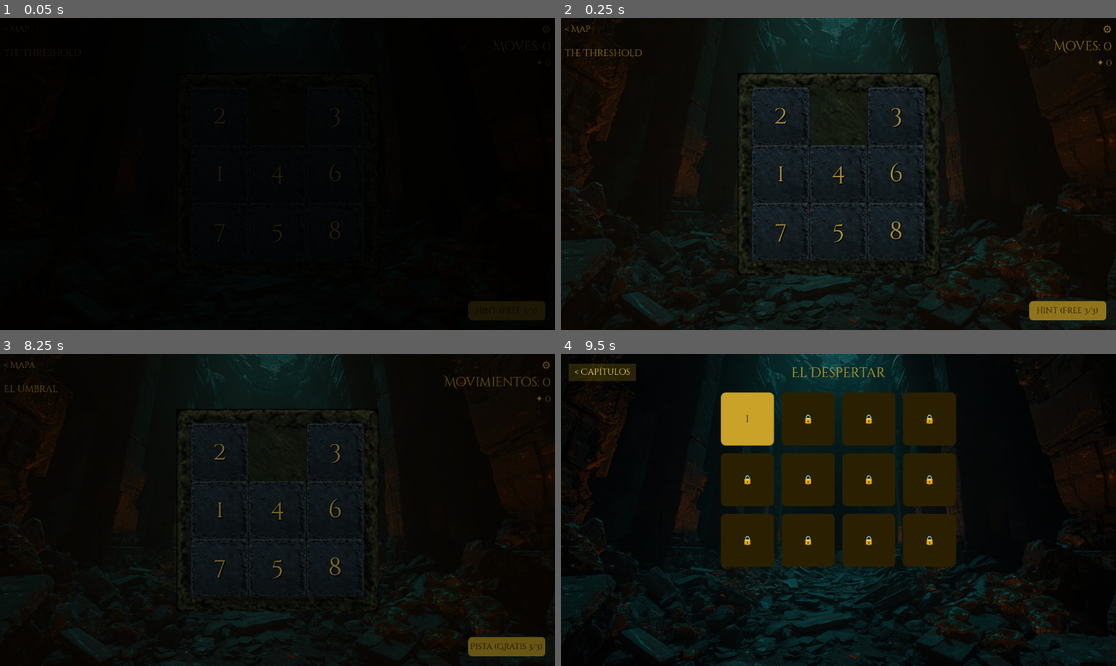
Above: before the commit, frames 1-4 (two rows, left to right).
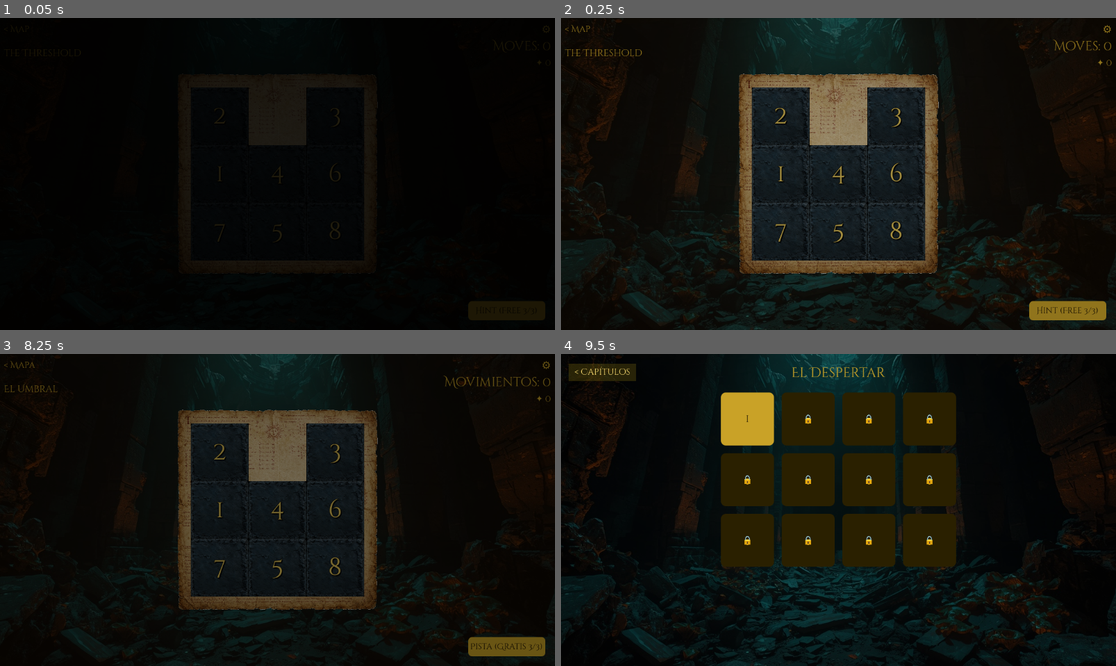
Above: after the commit, the same moments.

Repository: teologoeretico1975/LeTavoleDiAshan
Game: Godot game, scene res://scenes/game/GameBoard.tscn
Same seed, same stepped clock (60 frames per second), same inputs: the game is played once before the commit and once after it. This scene is started directly instead of the project's main scene.
Inputs:
- Up to frame 1 (0.05 s): no input
- Up to frame 2 (0.25 s): no input
- Up to frame 3 (8.25 s): click "⚙" at 0.5 s; click "IT" at 1.25 s; click "EN" at 2 s; click "ES" at 2.75 s; click "IT" at 3.5 s; click "EN" at 4.25 s; click "ES" at 5 s; click "IT" at 5.75 s; click "EN" at 6.5 s; click "ES" at 7.25 s; click "< Back" at 8 s
- Up to frame 4 (9.5 s): click "< Mapa" at 8.75 s

The runs differ from the first frame. In frame 1, 1.2% of the frame differs, in the area x 33-68%, y 18-82%; in frame 2, 7.5%, in the area x 31-69%, y 17-83%; in frame 3, 7.4%; in frame 4, nothing differs.

Commit message:
Replace BoardBackground with parchment texture
- board_parchment.png replaces stonetile256x256.png as BoardBackground
- modulate reset to Color(1,1,1,1) — parchment uses its own colors
- stretch_mode STRETCH_SCALE unchanged

Co-Authored-By: Claude Sonnet 4.6 <noreply@anthropic.com>

Diff:
--- a/scripts/ui/GameBoard.gd
+++ b/scripts/ui/GameBoard.gd
@@ -402,7 +402,7 @@
 
 	# Sfondo pietra: padding attorno all'area tile per contenere i bordi visivi delle tile.
 	const BG_PADDING: float = 30.0
-	var bg_tex := ResourceLoader.load("res://assets/texture/stonetile256x256.png") as Texture2D
+	var bg_tex := ResourceLoader.load("res://assets/texture/board_parchment.png") as Texture2D
 	if bg_tex != null:
 		var bg_size := Vector2(board_px + BG_PADDING * 2.0, board_px + BG_PADDING * 2.0)
 		var board_bg := TextureRect.new()
@@ -413,7 +413,7 @@
 		board_bg.position     = Vector2(-BG_PADDING, -BG_PADDING)
 		board_bg.size         = bg_size
 		board_bg.custom_minimum_size = bg_size
-		board_bg.modulate     = Color(0.92, 0.80, 0.45, 1.0)  # oro desaturato, riprende il tono dei numeri
+		board_bg.modulate     = Color(1.0, 1.0, 1.0, 1.0)
 		board_bg.mouse_filter = Control.MOUSE_FILTER_IGNORE
 		_board_container.add_child(board_bg)
 
Binary file added: assets/texture/board_parchment.png
Not shown, added: assets/texture/board_parchment.png.import
